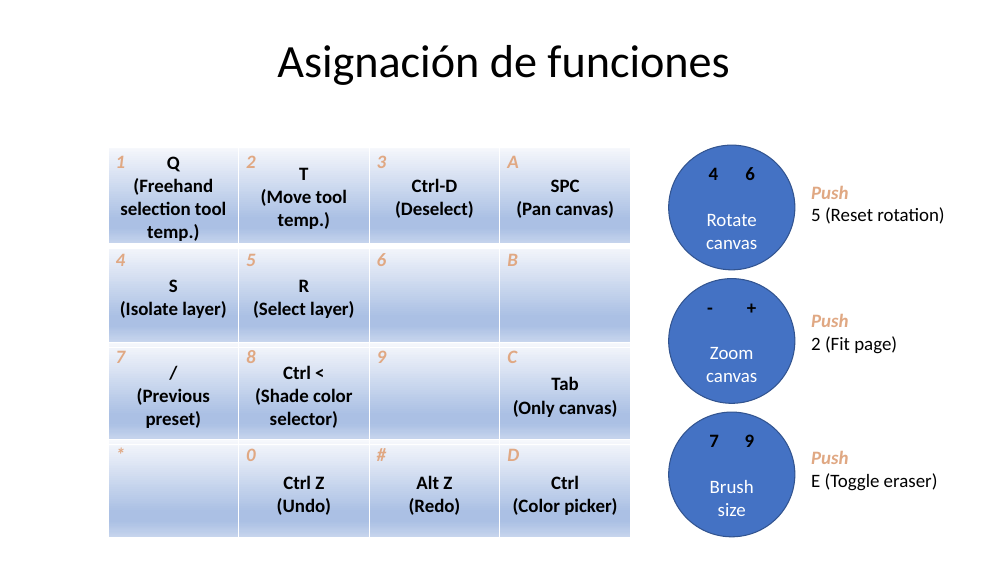
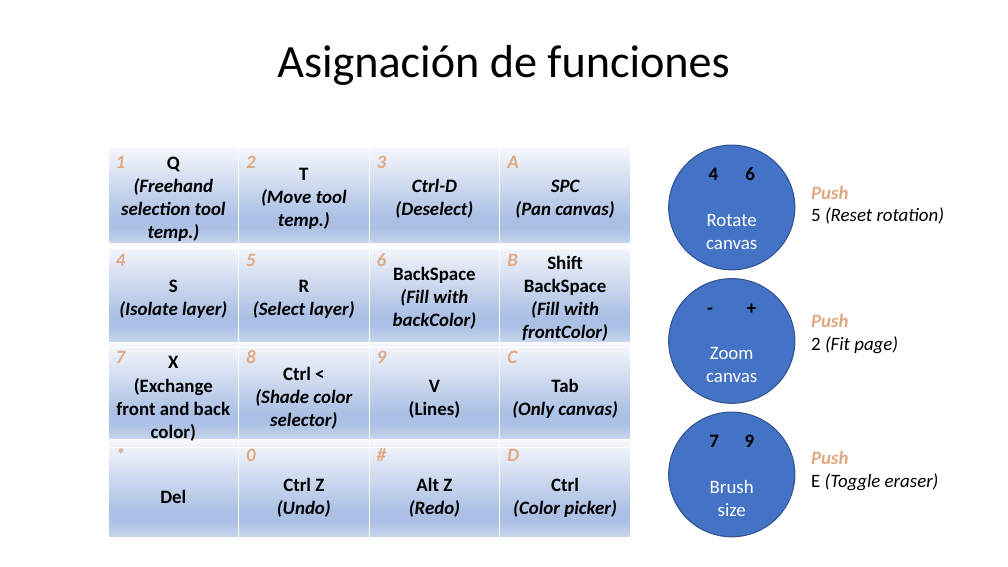
Before and after one commit to Alonsog2/InputDeviceForDrawingTablet, a slide deck: slide 2 of DOC/Esquema.pptx. Drawn at 1008x567 pixels with LibreOffice and Linux fonts; fonts in the diff are those of the drawing. Boxes give left, top, right and bottom in pixels: in the first picture for what was removed or moved away, otherwise in the second. Text is boxed around its words. In the diff, an @@ line names an element or a change of style, - is before the commit and + after.

```diff
--- a/DOC/Esquema.pptx
+++ b/DOC/Esquema.pptx
@@ table at (108, 147, 631, 541) @@
-row 2, column 3: 
+row 2, column 3: BackSpace / (Fill with backColor)
-row 2, column 4: 
+row 2, column 4: Shift BackSpace / (Fill with frontColor)
-row 3, column 1: / / (Previous preset)
+row 3, column 1: X / (Exchange front and back color)
-row 3, column 3: 
+row 3, column 3: V / (Lines)
-row 4, column 1: 
+row 4, column 1: Del
@@ italic on in "(Freehand selection tool temp.)", "(Move tool temp.)", "Ctrl-D", "(Deselect)" and 9 more places @@
@@ text at (811, 207, 945, 224): italic on in "(Reset rotation)" @@
@@ text at (811, 336, 898, 354): italic on in "(Fit page)" @@
@@ text at (811, 473, 939, 491): italic on in "(Toggle eraser)" @@
```
Also in this commit, not shown: 1 other file.
